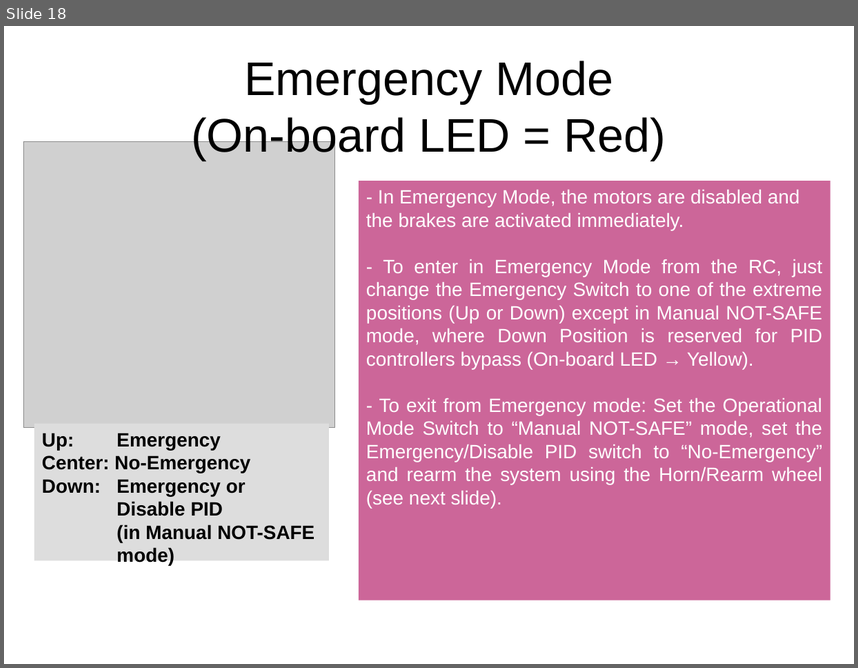
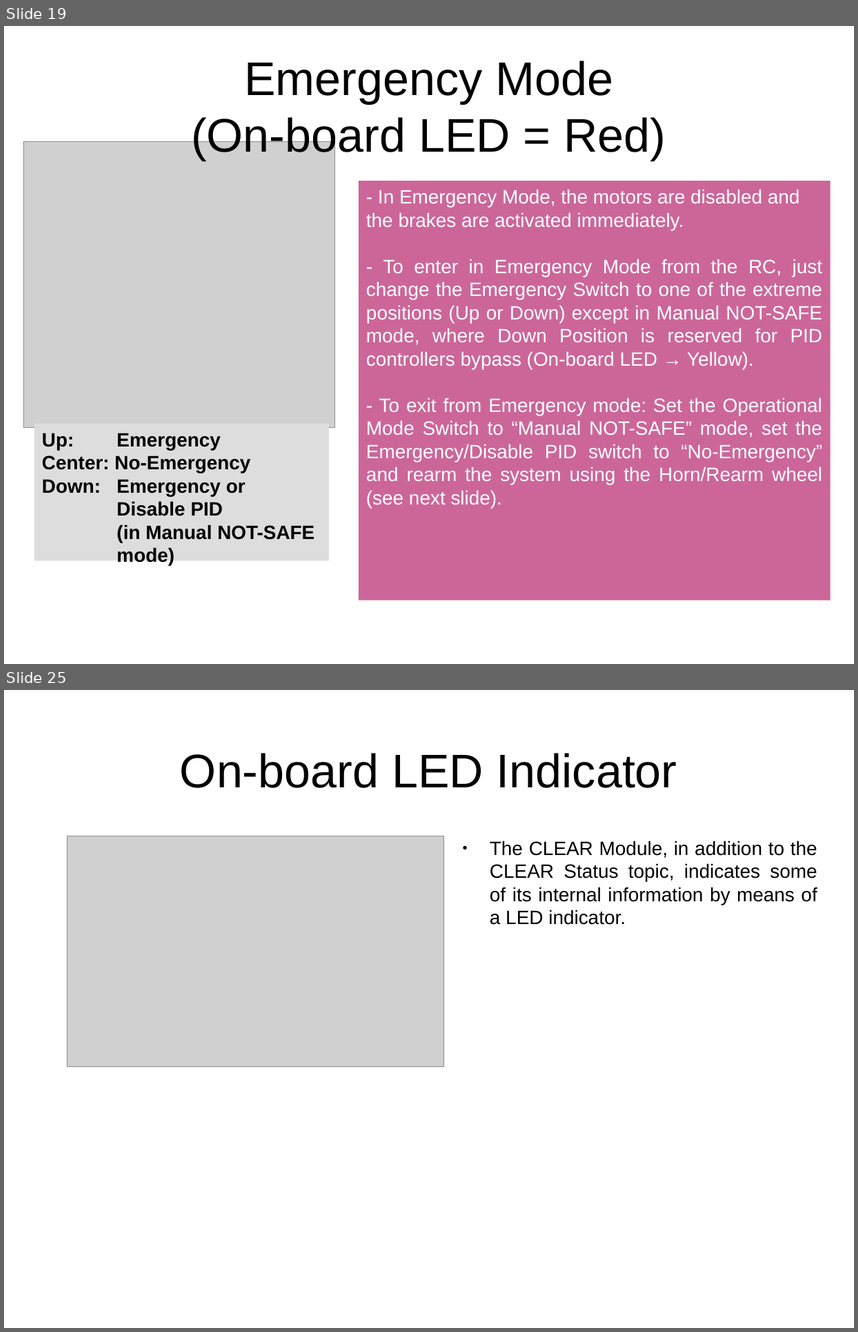
Before and after one commit to AUROVA-LAB/aurova_clear, a slide deck: documentation/clear_user_manual.odp. Shown one above the other, each under a label of ours: slide 18 before the commit, slides 19 and 25 after it; the slides between them are not shown. The pictures are 858x668 and 858x1332 pixels, drawn with LibreOffice and Linux fonts; fonts in the diff are those of the drawing; grey boxes stand for pictures. Boxes give left, top, right and bottom in pixels: in the first picture for what was removed or moved away, otherwise in the second. Text is boxed around its words. In the diff, an @@ line names an element or a change of style, - is before the commit and + after.

```diff
--- a/documentation/clear_user_manual.odp
+++ b/documentation/clear_user_manual.odp
@@ slide 25 added at [4, 690, 854, 1328], background #FFFFFF @@
@@ title added at [180, 753, 677, 788], 44 pt, text #000000 @@
+On-board LED Indicator
@@ picture added at [67, 836, 444, 1067] @@
@@ text added at [490, 840, 818, 925], 18 pt, text #000000 @@
+● The CLEAR Module, in addition to the CLEAR Status topic, indicates some of its internal information by means of a LED indicator.
@@ what was slide 18 is now slide 19 @@
```
Also in this commit, not shown: 8 slides changed, 28 other slides added, 3 other files.
